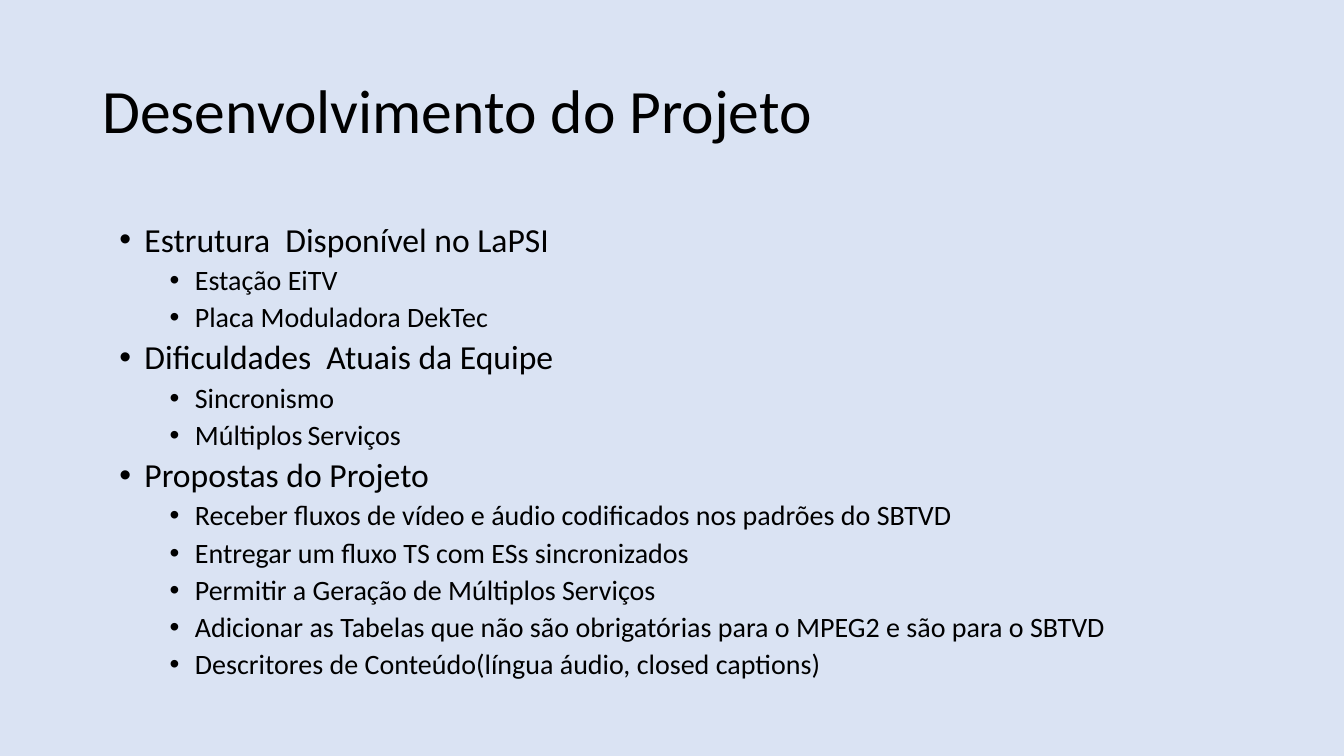
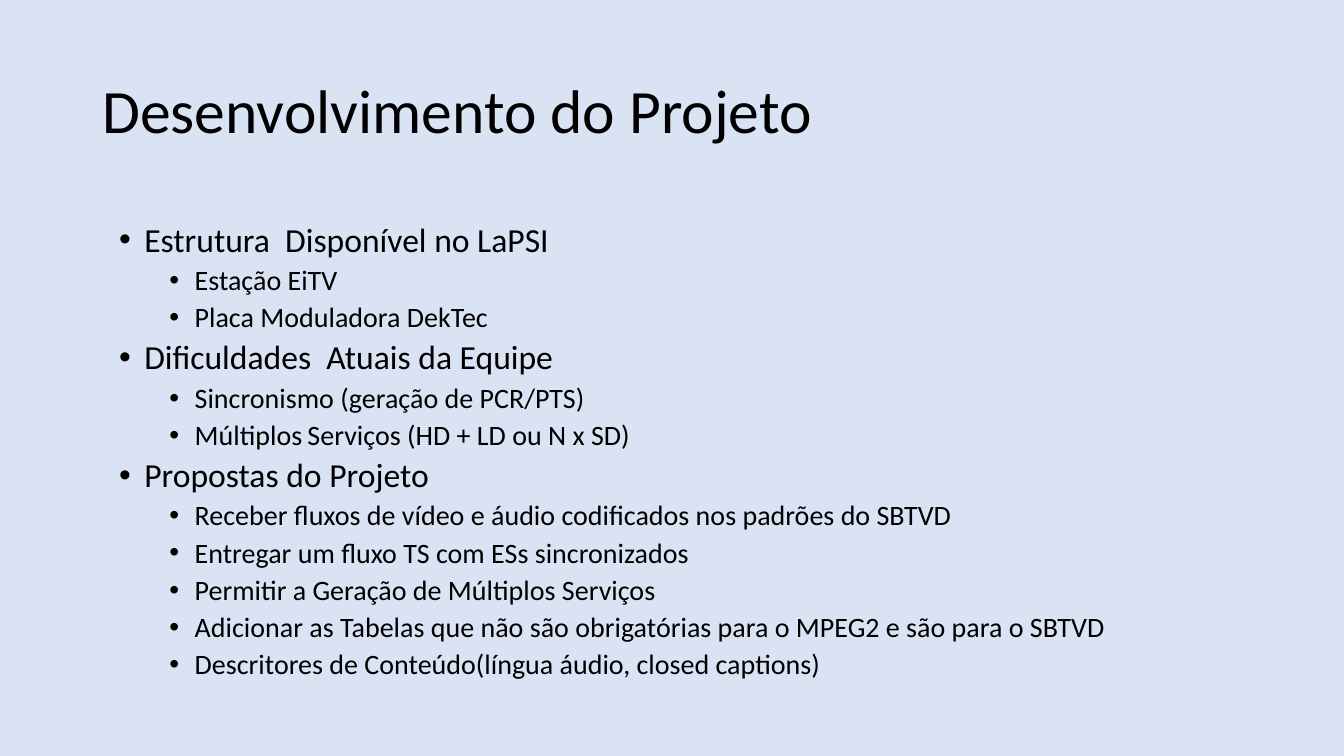
Before and after one commit to nasall2/TCC, a slide deck: slide 15 of relatorio/abntex2-modelos-1.9.2/figuras/apresentacao.pptx. Drawn at 1344x756 pixels with LibreOffice and Linux fonts; fonts in the diff are those of the drawing. Boxes give left, top, right and bottom in pixels: in the first picture for what was removed or moved away, otherwise in the second. Text is boxed around its words. In the diff, an @@ line names an element or a change of style, - is before the commit and + after.

```diff
--- a/relatorio/abntex2-modelos-1.9.2/figuras/apresentacao.pptx
+++ b/relatorio/abntex2-modelos-1.9.2/figuras/apresentacao.pptx
@@ text at bbox=[195, 387, 630, 450]: text changed @@
-  • Sincronismo
-  • Múltiplos Serviços
+  • Sincronismo (geração de PCR/PTS)
+  • Múltiplos Serviços (HD + LD ou N x SD)
```
Also in this commit, not shown: 1 other slide changed, 7 slides added, 2 other files.
